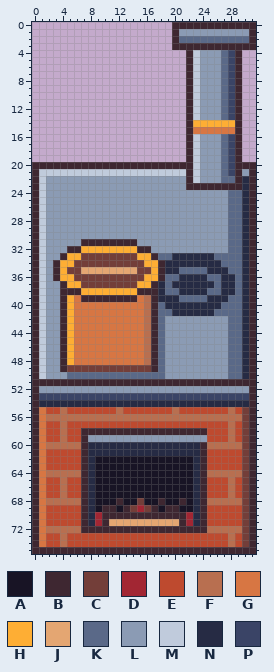
Edited in one commit: pixel-art file (art-src/aseprite/stove_cold.aseprite). The first picture shows the starting point.
32x76 pixels, 1 frame.
Palette (. is transparent): A #181425  B #3e2731  C #733e39  D #a22633  E #be4a2f  F #b86f50  G #d77643  H #feae34  J #e4a672  K #5a6988  L #8b9bb4  M #c0cbdc  N #262b44  P #3a4466
Pixels before (only the part around the change), first column x 0:
 9 ......................BMLLLKPB..
10 ......................BMLLLKPB..
11 ......................BMLLLKPB..
12 ......................BMLLLKPB..
13 ......................BMLLLKPB..
14 ......................BHHHHHHB..
15 ......................BGGGGGGB..
16 ......................BMLLLKPB..
17 ......................BMLLLKPB..
18 ......................BMLLLKPB..
19 ......................BMLLLKPB..
20 BBBBBBBBBBBBBBBBBBBBBBBMLLLKPBBB
21 BMMMMMMMMMMMMMMMMMMMMMBMLLLKPBLB
22 BMLLLLLLLLLLLLLLLLLLLLBMLLLKKBNB
23 BMLLLLLLLLLLLLLLLLLLLLBBBBBBBBNB
24 BMLLLLLLLLLLLLLLLLLLLLLLLLLLKKNB
25 BMLLLLLLLLLLLLLLLLLLLLLLLLLLKKNB
26 BMLLLLLLLLLLLLLLLLLLLLLLLLLLKKNB
27 BMLLLLLLLLLLLLLLLLLLLLLLLLLLKKNB
28 BMLLLLLLLLLLLLLLLLLLLLLLLLLLKKNB
29 BMLLLLLLLLLLLLLLLLLLLLLLLLLLKKNB
30 BMLLLLLLLLLLLLLLLLLLLLLLLLLLKKNB
31 BMLLLLLBBBBBBBBLLLLLLLLLLLLLKKNB
32 BMLLLBBHHHHHHHHBBLLLLLLLLLLLKKNB
33 BMLLBHHCCCCCCCCHHBKKNNNNNNKKKKNB
34 BMLBHHCCCCCCCCCCHHBNNNNNNNNKKKNB
35 BMLBHCCJJJJJJJJCCHBNNKKKKNNNKKNB
36 BMLBHHCCCCCCCCCCHHBKKNNNNKKNNKNB
And afterwards:
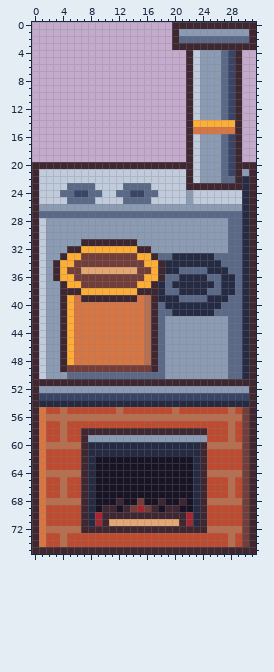
The exact change:
Changed rows in their new state; - is an unchanged pixel.
first column x 1:
22 -MMMMMMMMMMMMMMMMMMMM--------
23 -MMMKKKKMMMMKKKKMMMMM--------
24 -MMKKPPKKMMKKPPKKMMMM-MMMMMMM
25 -MMMKKKKMMMMKKKKMMMMM-MMMMMMM
26 L--------------------------LL
27 KKKKKKKKKKKKKKKKKKKKKKKKKKK--
Boxes around the changes in both pictures, in picture pixels (x1, y1, x2, y2):
changed: (39, 176, 242, 218)
